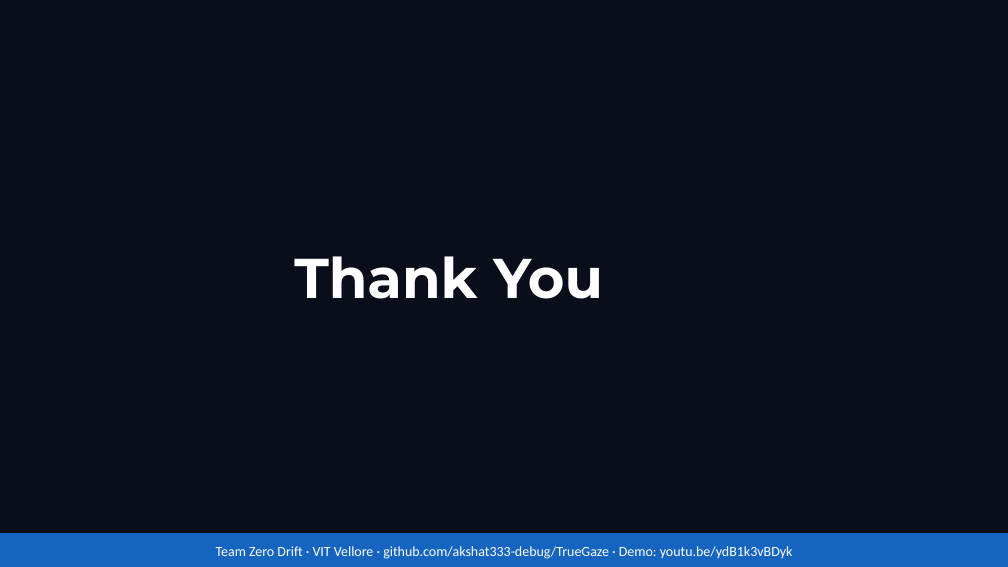
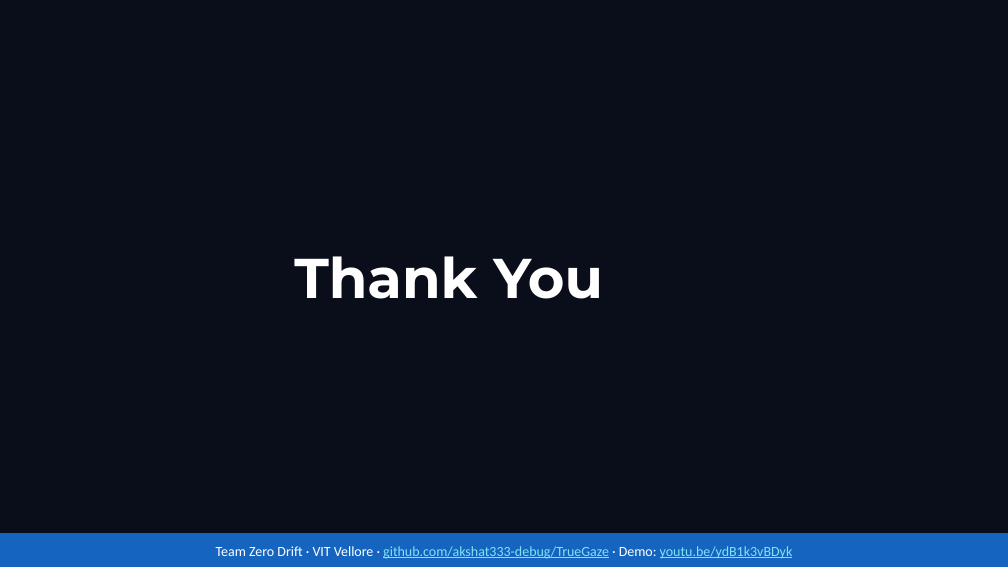
Before and after one commit to akshat333-debug/TrueGaze, a slide deck: slide 14 of VITVellore_ZeroDrift.pptx. Drawn at 1008x567 pixels with LibreOffice and Linux fonts; fonts in the diff are those of the drawing. Boxes give left, top, right and bottom in pixels: in the first picture for what was removed or moved away, otherwise in the second. Text is boxed around its words. In the diff, an @@ line names an element or a change of style, - is before the commit and + after.

Commit message:
deck: clickable repo and demo links, readable link colour

```diff
--- a/VITVellore_ZeroDrift.pptx
+++ b/VITVellore_ZeroDrift.pptx
@@ text "Team Zero Drift · VIT ..." at bbox=[216, 546, 793, 559]: text colour #FFFFFF to #7FE3F5, underline on in "github.com/akshat333-debug/TrueGaze youtu.be/ydB1k3vBDyk" @@
```
Also in this commit, not shown: 1 other slide changed, 1 other file.
